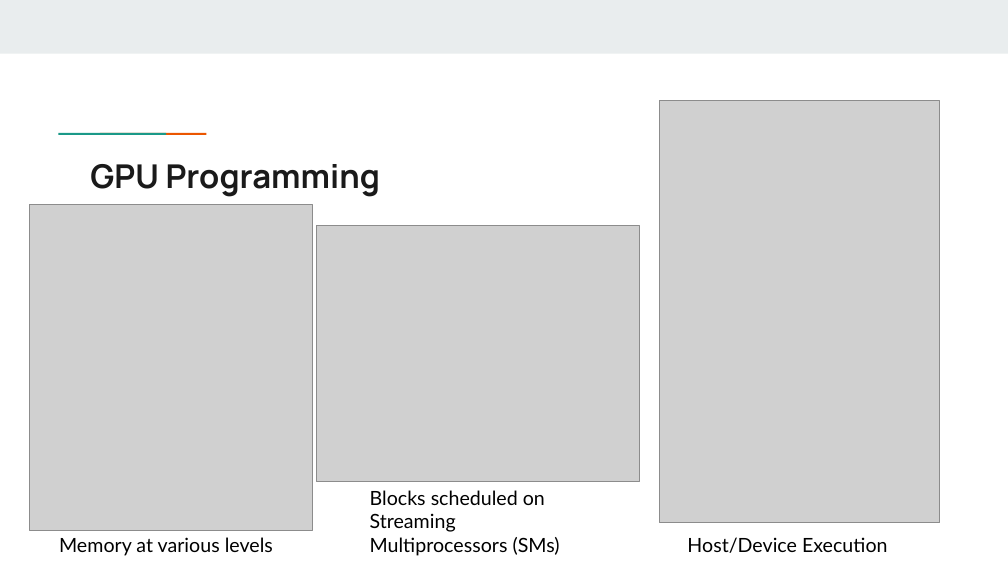
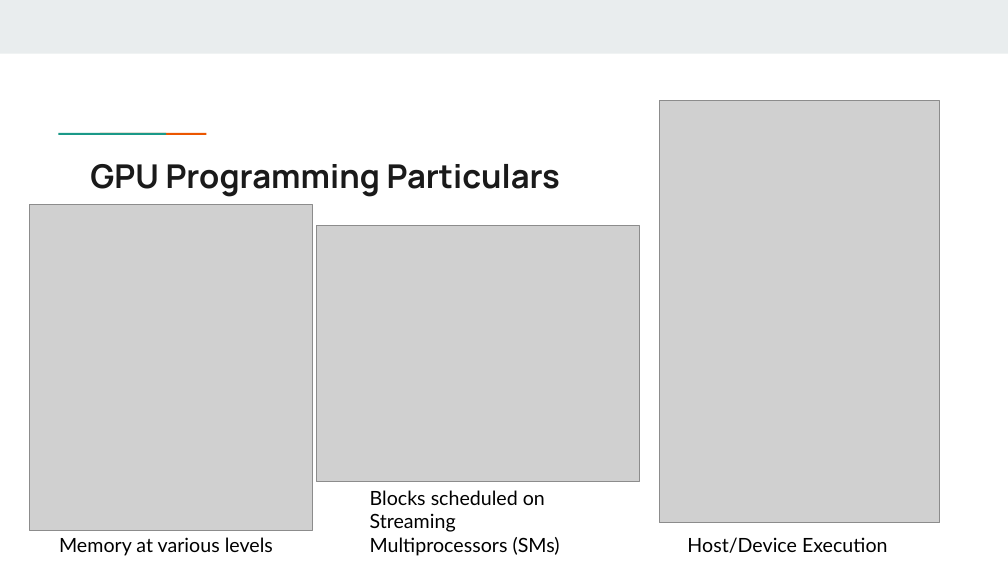
Before and after one commit to ggsavin/ggsavin.github.io, a slide deck: slide 9 of Slide_Presentation.pptx (slide 7 before the commit). Drawn at 1008x567 pixels with LibreOffice and Linux fonts; fonts in the diff are those of the drawing; grey boxes stand for pictures. Boxes give left, top, right and bottom in pixels: in the first picture for what was removed or moved away, otherwise in the second. Text is boxed around its words. In the diff, an @@ line names an element or a change of style, - is before the commit and + after.

Commit message:
updating presentation

```diff
--- a/Slide_Presentation.pptx
+++ b/Slide_Presentation.pptx
@@ title at (x1=90, y1=164, x2=560, y2=197): text changed @@
-GPU Programming
+GPU Programming Particulars
```
Also in this commit, not shown: 1 slide added, 1 slide removed.
